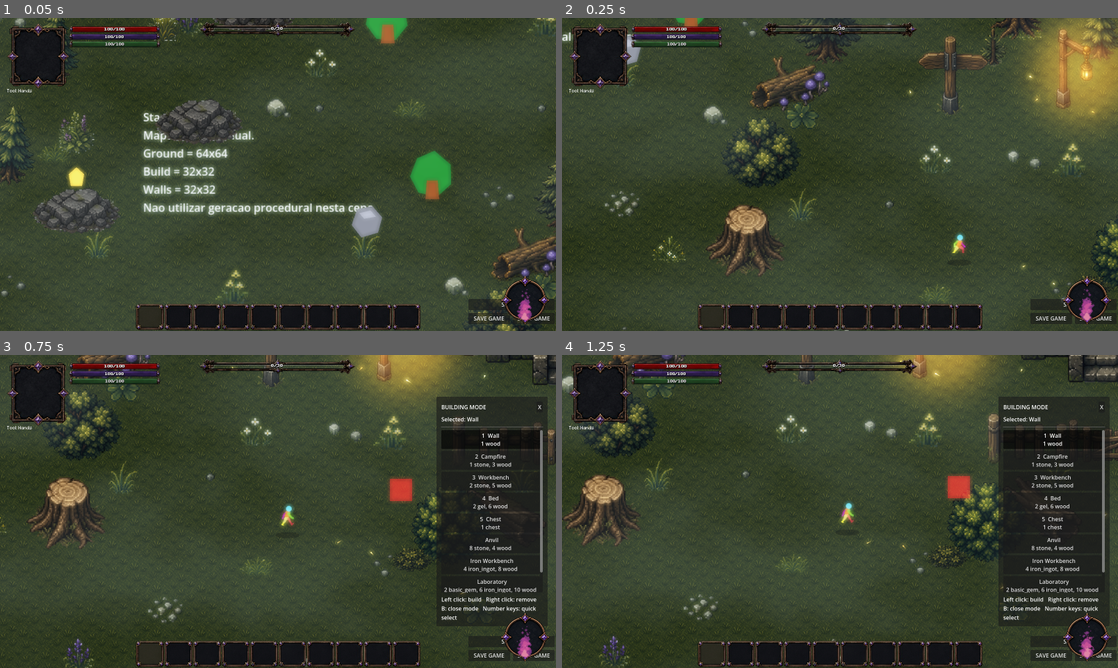
Above: before the commit, frames 1-4 (two rows, left to right).
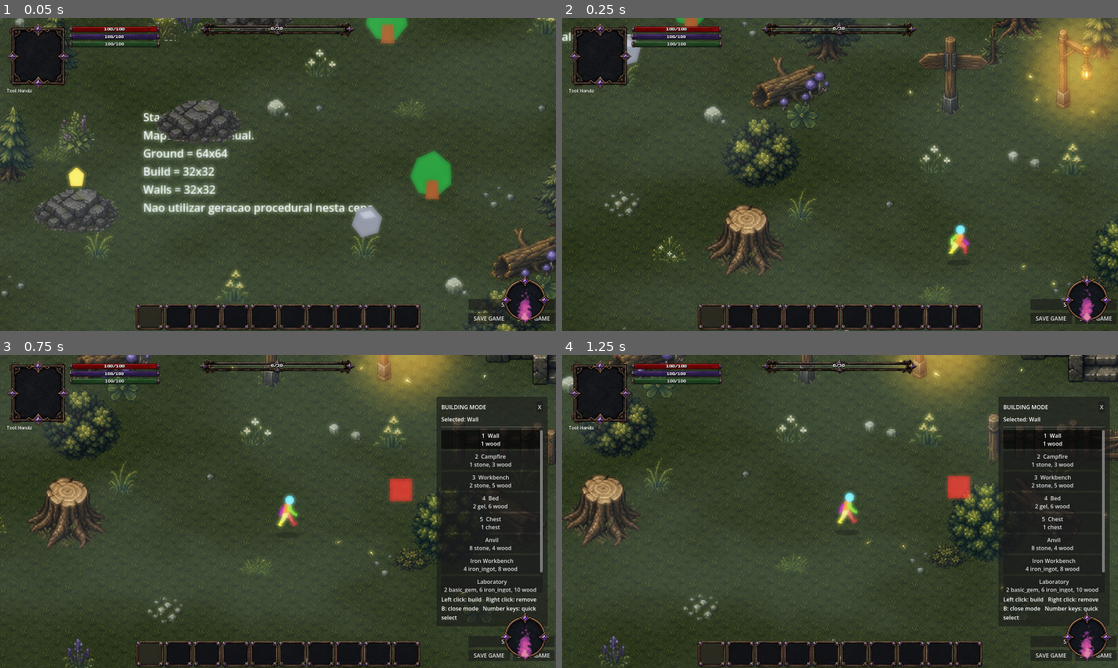
Above: after the commit, the same moments.

Repository: ramonsamagaio/Oathwake-Main
Game: Godot game, scene res://scenes/game/Game.tscn
Two runs of this game, one before a commit and one after it. Both use one fixed random seed, a clock stepped at 60 frames per second and the inputs below. This scene is started directly instead of the project's main scene.
Inputs (mouse positions are in pixels of both pictures, inside the frame that each line leads up to):
- Up to frame 1 (0.05 s): no input
- Up to frame 2 (0.25 s): no input
- Up to frame 3 (0.75 s): tap Enter at 0.5 s; move the mouse to (400, 495) at 0.52 s; hold D from 0.53 s (still down); tap B at 0.6 s; click (400, 495) at 0.67 s
- Up to frame 4 (1.25 s): keep holding D; tap Space at 0.77 s

Frame 1 is identical in both runs. In frame 2, 0.3% of the frame differs, in the area x 69-74%, y 65-76%; in frame 3, 0.3%; in frame 4, 0.3%, in the area x 49-54%, y 43-55%.

Commit message:
Add player visual calibration to Player Tuning
Expose visual scale and offset controls in the Content Editor, apply them only to player artwork, preserve collision scale, and validate the real Player scene at runtime.

Diff:
--- a/data/player_tuning.json
+++ b/data/player_tuning.json
@@ -2,6 +2,7 @@
 	"default": {
 		"acceleration": 600.0,
 		"attack_buffer_window": 0.32,
+		"character_id": "test_template_player",
 		"dash_cooldown": 0.34,
 		"dash_duration": 0.14,
 		"dash_smoke_end_count": 2,
@@ -15,7 +16,9 @@
 		"run_stop_slide_time": 0.18,
 		"smoke_puff_cooldown": 0.28,
 		"smoke_puff_enabled": true,
-		"walk_speed": 70.0,
-		"character_id": "test_template_player"
+		"visual_offset_x": 0.0,
+		"visual_offset_y": -8.0,
+		"visual_scale": 1.55,
+		"walk_speed": 70.0
 	}
 }
--- a/scripts/player/PlayerWorldFeedbackSuite.gd
+++ b/scripts/player/PlayerWorldFeedbackSuite.gd
@@ -2,6 +2,8 @@
 
 
 var _content_character_side_view := false
+var _content_visual_scale := 1.0
+var _content_visual_offset := Vector2.ZERO
 
 
 func _load_player_tuning() -> void:
@@ -11,10 +13,31 @@
 		return
 	var tuning: Dictionary = content_db.get_player_tuning("default")
 	character_id = str(tuning.get("character_id", character_id))
+	_content_visual_scale = clampf(float(tuning.get("visual_scale", 1.0)), 0.1, 8.0)
+	_content_visual_offset = Vector2(
+		float(tuning.get("visual_offset_x", 0.0)),
+		float(tuning.get("visual_offset_y", 0.0))
+	)
 	_content_character_side_view = false
 	if content_db.has_method("has_character") and content_db.has_character(character_id):
 		var character_data: Dictionary = content_db.get_character(character_id)
 		_content_character_side_view = str(character_data.get("orientation_mode", "top_down")) == "side_view"
+
+
+func _setup_character_visual() -> void:
+	super._setup_character_visual()
+	_apply_player_visual_tuning()
+
+
+func _apply_player_visual_tuning() -> void:
+	var tuned_scale := Vector2.ONE * _content_visual_scale
+	if animated_sprite != null:
+		animated_sprite.scale = tuned_scale
+		animated_sprite.position = _content_visual_offset
+	if body_visual is Node2D:
+		var body_node := body_visual as Node2D
+		body_node.scale = tuned_scale
+		body_node.position = _content_visual_offset
 
 
 func _start_attack_cycle() -> void:
--- /dev/null
+++ b/scripts/test/PlayerVisualTuningValidator.gd
@@ -0,0 +1,90 @@
+extends SceneTree
+
+const PLAYER_TUNING_PATH := "res://data/player_tuning.json"
+const PLAYER_SCENE_PATH := "res://scenes/Player.tscn"
+
+var failures: Array[String] = []
+
+
+func _init() -> void:
+	call_deferred("_run")
+
+
+func _run() -> void:
+	var tuning := _load_default_tuning()
+	if failures.is_empty():
+		_validate_tuning_values(tuning)
+	if failures.is_empty():
+		await _validate_player_scene(tuning)
+
+	if failures.is_empty():
+		print("PLAYER_VISUAL_TUNING_VALIDATION_PASS")
+		quit(0)
+		return
+
+	for failure in failures:
+		push_error("PLAYER_VISUAL_TUNING_VALIDATION_FAILURE: %s" % failure)
+	quit(1)
+
+
+func _load_default_tuning() -> Dictionary:
+	if not FileAccess.file_exists(PLAYER_TUNING_PATH):
+		failures.append("Missing player tuning file.")
+		return {}
+	var parsed: Variant = JSON.parse_string(FileAccess.get_file_as_string(PLAYER_TUNING_PATH))
+	if not (parsed is Dictionary):
+		failures.append("Player tuning file is not a JSON object.")
+		return {}
+	var default_value: Variant = (parsed as Dictionary).get("default", {})
+	if not (default_value is Dictionary):
+		failures.append("Player tuning default record is missing.")
+		return {}
+	return default_value as Dictionary
+
+
+func _validate_tuning_values(tuning: Dictionary) -> void:
+	for key in ["visual_scale", "visual_offset_x", "visual_offset_y"]:
+		if not tuning.has(key):
+			failures.append("Player tuning is missing %s." % key)
+	var visual_scale := float(tuning.get("visual_scale", 0.0))
+	if visual_scale <= 0.0 or visual_scale > 8.0:
+		failures.append("visual_scale must be greater than zero and no larger than 8.0.")
+	for key in ["visual_offset_x", "visual_offset_y"]:
+		if absf(float(tuning.get(key, 0.0))) > 1024.0:
+			failures.append("%s is outside the supported range." % key)
+
+
+func _validate_player_scene(tuning: Dictionary) -> void:
+	var packed_scene := load(PLAYER_SCENE_PATH) as PackedScene
+	if packed_scene == null:
+		failures.append("Player scene could not be loaded.")
+		return
+	var player := packed_scene.instantiate()
+	root.add_child(player)
+	await process_frame
+
+	var animated_sprite := player.get_node_or_null("AnimatedSprite2D") as AnimatedSprite2D
+	if animated_sprite == null:
+		failures.append("Player scene has no AnimatedSprite2D.")
+		player.queue_free()
+		return
+
+	var expected_scale := Vector2.ONE * float(tuning.get("visual_scale", 1.0))
+	var expected_offset := Vector2(
+		float(tuning.get("visual_offset_x", 0.0)),
+		float(tuning.get("visual_offset_y", 0.0))
+	)
+	if not animated_sprite.scale.is_equal_approx(expected_scale):
+		failures.append("AnimatedSprite2D scale is %s; expected %s." % [animated_sprite.scale, expected_scale])
+	if not animated_sprite.position.is_equal_approx(expected_offset):
+		failures.append("AnimatedSprite2D position is %s; expected %s." % [animated_sprite.position, expected_offset])
+	if not (player as Node2D).scale.is_equal_approx(Vector2.ONE):
+		failures.append("Player physics node scale changed; visual tuning must not scale collision or movement.")
+
+	var collision := player.get_node_or_null("CollisionShape2D") as CollisionShape2D
+	if collision == null:
+		failures.append("Player scene has no CollisionShape2D.")
+	elif not collision.scale.is_equal_approx(Vector2.ONE):
+		failures.append("CollisionShape2D scale changed; visual tuning must remain presentation-only.")
+
+	player.queue_free()
--- a/tools/content_editor/ContentEditor.tscn
+++ b/tools/content_editor/ContentEditor.tscn
@@ -1,6 +1,6 @@
 [gd_scene format=3 uid="uid://cn6juf8fptk0e"]
 
-[ext_resource type="Script" path="res://tools/content_editor/ContentEditorLightingSuite.gd" id="1_content_editor_script"]
+[ext_resource type="Script" path="res://tools/content_editor/ContentEditorPlayerVisualSuite.gd" id="1_content_editor_script"]
 
 [node name="ContentEditor" type="Control" unique_id=47190531]
 custom_minimum_size = Vector2(1280, 800)
--- /dev/null
+++ b/tools/content_editor/ContentEditorPlayerVisualSuite.gd
@@ -0,0 +1,42 @@
+extends "res://tools/content_editor/ContentEditorLightingSuite.gd"
+
+
+func _build_player_tuning_form() -> void:
+	super._build_player_tuning_form()
+	_add_subsection_title("Player Visual Calibration")
+	var note := Label.new()
+	note.text = "These values affect only the player artwork. Collision, movement speed and world position stay unchanged. Use Offset Y to keep the feet aligned with the ground shadow after scaling."
+	note.autowrap_mode = TextServer.AUTOWRAP_WORD_SMART
+	form_container.add_child(note)
+	_add_float_spin_box(
+		"Visual Scale",
+		"player_visual_scale",
+		float(current_record.get("visual_scale", 1.0)),
+		0.10,
+		8.0,
+		0.05
+	)
+	_add_float_spin_box(
+		"Visual Offset X",
+		"player_visual_offset_x",
+		float(current_record.get("visual_offset_x", 0.0)),
+		-1024.0,
+		1024.0,
+		0.5
+	)
+	_add_float_spin_box(
+		"Visual Offset Y",
+		"player_visual_offset_y",
+		float(current_record.get("visual_offset_y", 0.0)),
+		-1024.0,
+		1024.0,
+		0.5
+	)
+
+
+func _get_player_tuning_form_record() -> Dictionary:
+	var record := super._get_player_tuning_form_record()
+	record["visual_scale"] = _get_spin_box_value("player_visual_scale")
+	record["visual_offset_x"] = _get_spin_box_value("player_visual_offset_x")
+	record["visual_offset_y"] = _get_spin_box_value("player_visual_offset_y")
+	return record
Not shown, changed: .github/workflows/responsive-visuals-validation.yml
